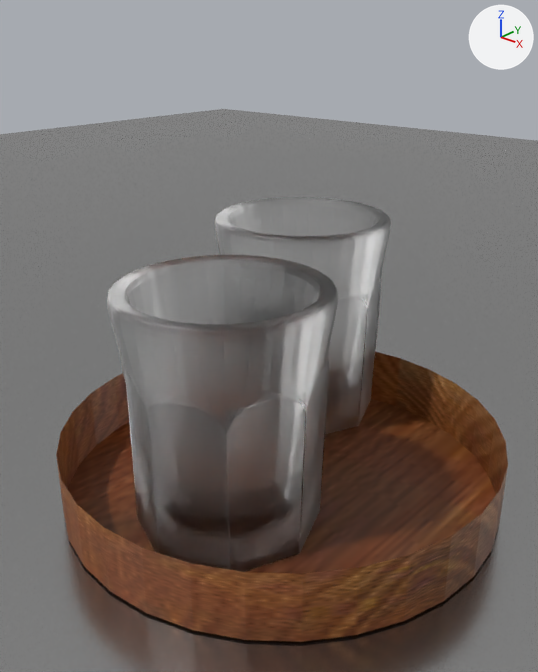
What one commit did to the Blender file assignment1/scene.blend.
One viewpoint serves both versions: a camera (50 mm lens) standing at (3.26, -2.47, 2.06) and looking at (0.54, 0.58, 0.34). Every picture has the same lights, and +X, +Y and +Z are marked at upper right.

The older version as bpy lines, for what is in view:
```python
ob_cone_001 = bpy.data.objects.new('Cone.001', me_cone_001)
ob_cone_001.location = (-0.00621, 1.551, 0.0962)
ob_cone_001.rotation_euler = (0.0, 3.142, 0.0)  # degrees (0, 180, 0)
ob_cone_001.scale = (0.439, 0.439, 0.439)
ob_cone_002 = bpy.data.objects.new('Cone.002', me_cone_004)
ob_cone_002.location = (0.535, 0.216, 0.0384)
ob_cone_002.rotation_euler = (0.0, 3.142, 0.0)  # degrees (0, 180, 0)
ob_cone_002.scale = (0.439, 0.439, 0.439)
ob_cylinder = bpy.data.objects.new('Cylinder', me_cylinder)
ob_cylinder.location = (0.54, 0.7, -0.529)
ob_cylinder.scale = (1.39, 1.39, 0.209)
# also in view: 'Plane' at (-0.76, -1.35, -0.75)
```
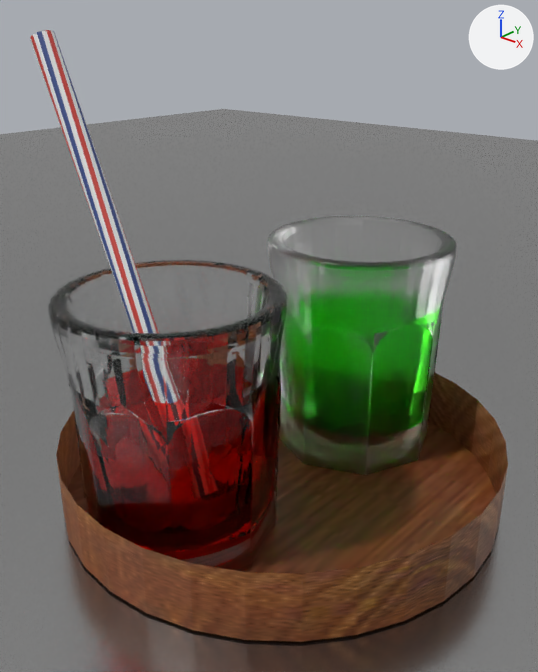
Edits to the bpy script that builds the scene:
```text
Change mat_glass_001:
    where n1 = _N.new('ShaderNodeBsdfGlass'); n1.name = 'Glass BSDF'
    n1.inputs[1].default_value: 0.5 -> 0.351  # 'Roughness'
Change mat_glass_004:
    where n1 = _N.new('ShaderNodeBsdfGlass'); n1.name = 'Glass BSDF'
    remove n1.inputs[1].default_value = 0.5  # 'Roughness'
Add mat_material_006:
    mat_material_006 = bpy.data.materials.new('Material.006')
    mat_material_006.use_nodes = True; mat_material_006.node_tree.nodes.clear()
    _N = mat_material_006.node_tree.nodes; _L = mat_material_006.node_tree.links
    n0 = _N.new('ShaderNodeOutputMaterial'); n0.name = 'Material Output'
    n1 = _N.new('ShaderNodeBsdfTransparent'); n1.name = 'Transparent BSDF'
    n1.inputs[0].default_value = (1.0, 0.0511, 0.0371, 1.0)  # 'Color', red #ff4036
    _L.new(n1.outputs[0], n0.inputs[0])  # 'BSDF' to 'Surface'
Add mat_material_005:
    mat_material_005 = bpy.data.materials.new('Material.005')
    mat_material_005.use_nodes = True; mat_material_005.node_tree.nodes.clear()
    _N = mat_material_005.node_tree.nodes; _L = mat_material_005.node_tree.links
    n0 = _N.new('ShaderNodeOutputMaterial'); n0.name = 'Material Output'
    n1 = _N.new('ShaderNodeBsdfTransparent'); n1.name = 'Transparent BSDF'
    n1.inputs[0].default_value = (0.0879, 1.0, 0.0339, 1.0)  # 'Color', green #54ff34
    _L.new(n1.outputs[0], n0.inputs[0])  # 'BSDF' to 'Surface'
Change ob_cone_001:
    ob_cone_001.location: (-0.00621, 1.551, 0.0962) -> (0.523, 1.518, 0.0414)
Change ob_cone_002:
    ob_cone_002.location: (0.535, 0.216, 0.0384) -> (0.409, -0.0567, 0.0421)
Add ob_fluid_cup1:
    ob_fluid_cup1 = bpy.data.objects.new('fluid-cup1', me_cylinder_003)  # a 32-sided cut cone along z (radius 1.0 at the low end, 1.16 at the high end) spanning x -1.16..1.16, y -1.16..1.16, z -1.0..1.0
    ob_fluid_cup1.parent = ob_cone_002
    ob_fluid_cup1.location = (0.563, 0.243, -0.197)
    ob_fluid_cup1.scale = (0.411, 0.411, 0.411)
Add ob_fluid_cup2:
    ob_fluid_cup2 = bpy.data.objects.new('fluid-cup2', me_cylinder_002)  # a 32-sided cut cone along z (radius 1.0 at the low end, 1.16 at the high end) spanning x -1.16..1.16, y -1.16..1.16, z -1.0..1.0
    ob_fluid_cup2.parent = ob_cone_001
    ob_fluid_cup2.location = (0.048, 1.587, -0.0269)
    ob_fluid_cup2.scale = (0.411, 0.411, 0.411)
Add ob_straw:
    ob_straw = bpy.data.objects.new('straw', me_cylinder_001)  # 64 vertices, 32 faces; spans x -1.0..1.0, y -1.0..1.0, z -1.0..1.0; in mat_material_004 (picture img_straw_jpg)
    ob_straw.parent = ob_cone_002
    ob_straw.location = (0.269, 0.13, 0.857)
    ob_straw.rotation_euler = (0.0, -0.436, 0.0)  # degrees (0, -25, 0)
    ob_straw.scale = (0.0643, 0.0643, 1.25)
```

Where the change shows, as pixel boxes (x1, y1, x2, y2) in the pictures (538 x 672 px):
'Cone.002', surface changed, moved
    before: (107, 255, 338, 572)
    after: (48, 260, 287, 571)
'Cone.001', surface changed, moved
    before: (215, 197, 391, 434)
    after: (268, 216, 457, 475)
'straw', added
    after: (30, 30, 159, 333)
'fluid-cup1', added
    after: (251, 451, 253, 523)
